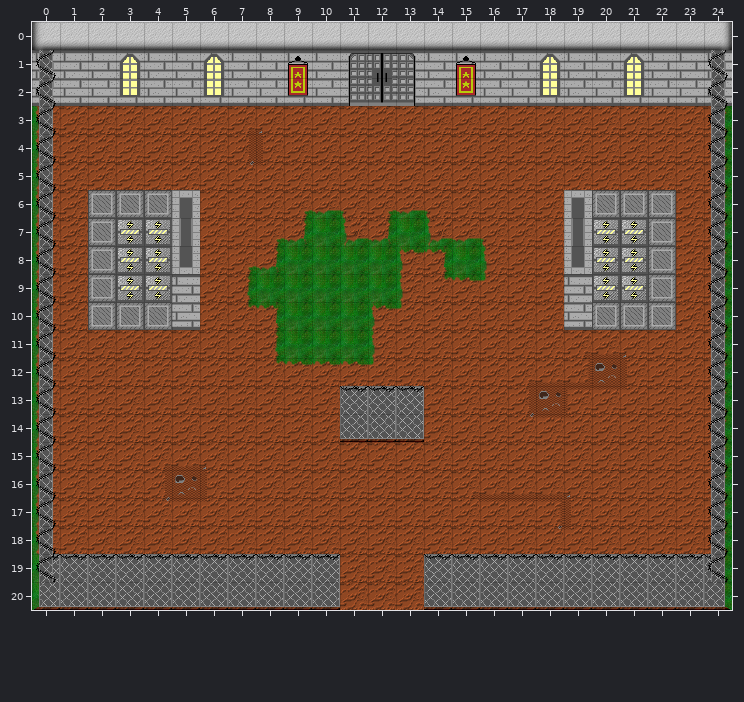
Tiled map: tiles_map/GuardBossRoom.tmx. The picture above was drawn from the file before the commit.
Cells are 32x32 px. Shown: x 0..24, y 0..20.
New version:
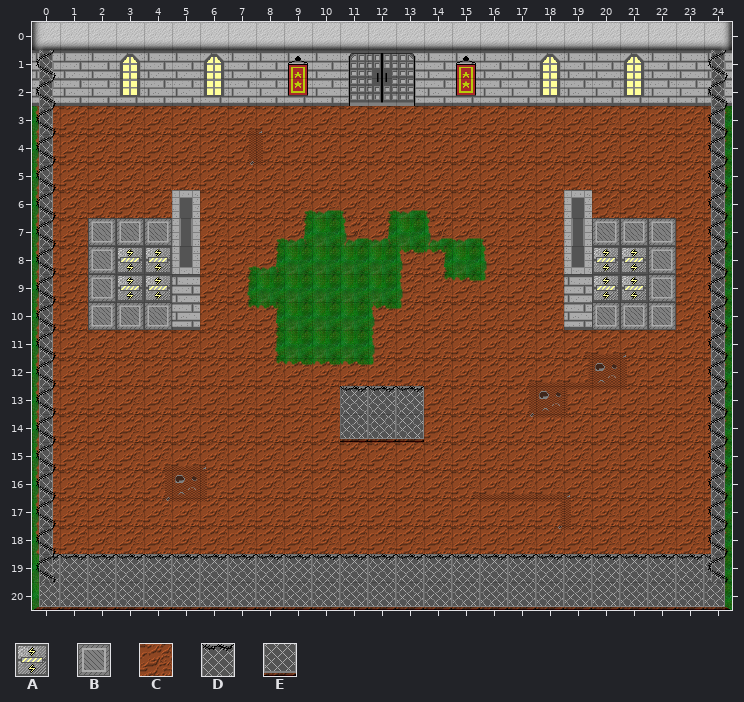
Key: from "Terrain_set": A 0; from "outside_set": B 3, C 10, D 19, E 24.
_ is an empty cell.
Log entry: Charge pad animation + Wall fix in guard level.
From old to new:
Layer "Terrain_TL":
Tile A gives way to tile B in row 7 at x 3 to 4 and 20 to 21.
The edit erases tile B in row 6 at x 2 to 4 and 20 to 22.
The edit erases tile C in rows 19 to 20 at x 11 to 13.
Layer "Upper_TL":
The edit adds tile D in row 19 at x 11 to 13.
The edit adds tile E in row 20 at x 11 to 13.
